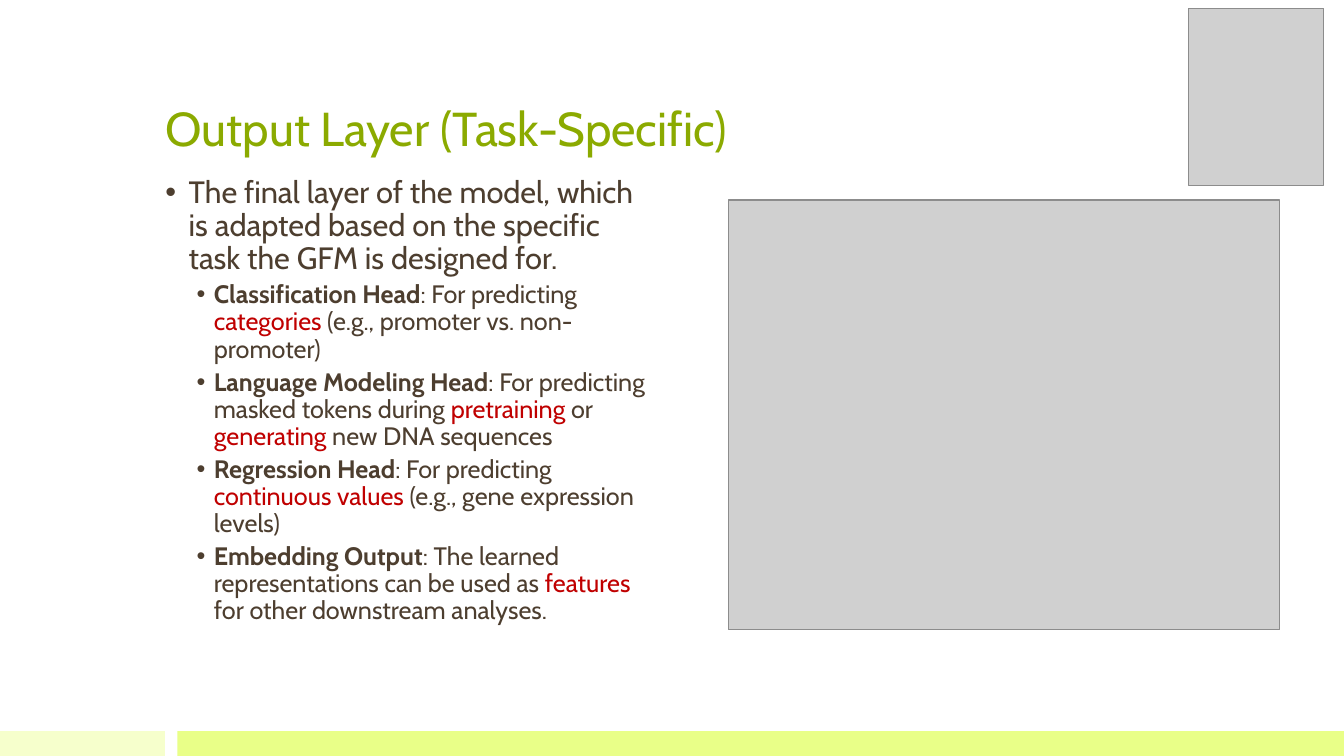
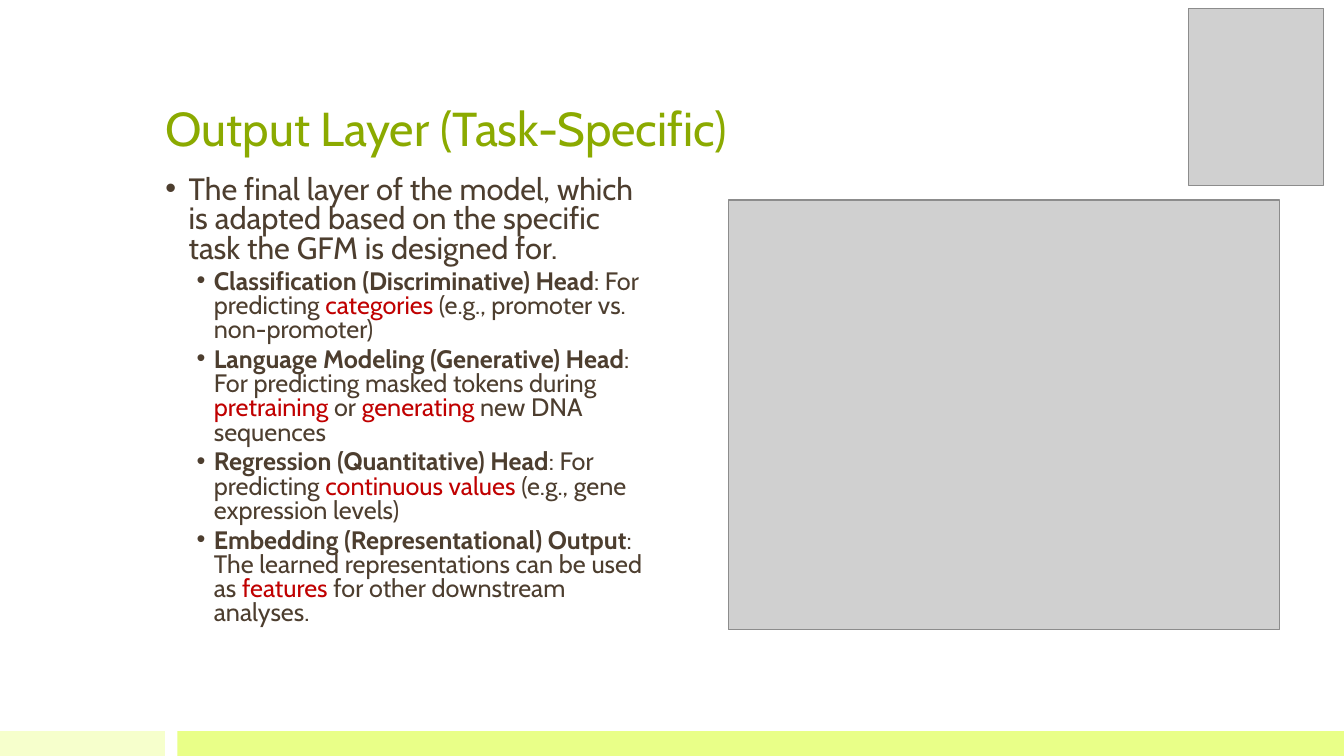
Before and after one commit to bioinfo-kaust/gfm-workshop, a slide deck: slide 8 of lecture_slides/1.day1_before_lunch/lecture_1b_gfm_anatomy.pptx (slide 7 before the commit). Drawn at 1344x756 pixels with LibreOffice and Linux fonts; fonts in the diff are those of the drawing; grey boxes stand for pictures. Boxes give left, top, right and bottom in pixels: in the first picture for what was removed or moved away, otherwise in the second. Text is boxed around its words. In the diff, an @@ line names an element or a change of style, - is before the commit and + after.

Commit message:
Add embedding layer section to encoding notebook and update lecture slides
- Add Part 2.5: Embedding Layer section bridging tokenization and models
- Include practical demo of nn.Embedding with shape transformation
- Show how to inspect real model's embedding layer (DNABERT-2)
- Update summary with complete pipeline diagram
- Update lecture slides for Day 1

```diff
--- a/lecture_slides/1.day1_before_lunch/lecture_1b_gfm_anatomy.pptx
+++ b/lecture_slides/1.day1_before_lunch/lecture_1b_gfm_anatomy.pptx
@@ text at [189,177,633,266]: line spacing 0.9 to 0.8 @@
@@ text at [214,271,643,627]: text changed @@
-  • Classification Head: For predicting categories (e.g., promoter vs. non-promoter)
-  • Language Modeling Head: For predicting masked tokens during pretraining or generating new DNA sequences
-  • Regression Head: For predicting continuous values (e.g., gene expression levels)
-  • Embedding Output: The learned representations can be used as features for other downstream analyses.
+  • Classification (Discriminative) Head: For predicting categories (e.g., promoter vs. non-promoter)
+  • Language Modeling (Generative) Head: For predicting masked tokens during pretraining or generating new DNA sequences
+  • Regression (Quantitative) Head: For predicting continuous values (e.g., gene expression levels)
+  • Embedding (Representational) Output: The learned representations can be used as features for other downstream analyses.
```
Also in this commit, not shown: 7 other slides changed, 3 slides added, 3 other files.
